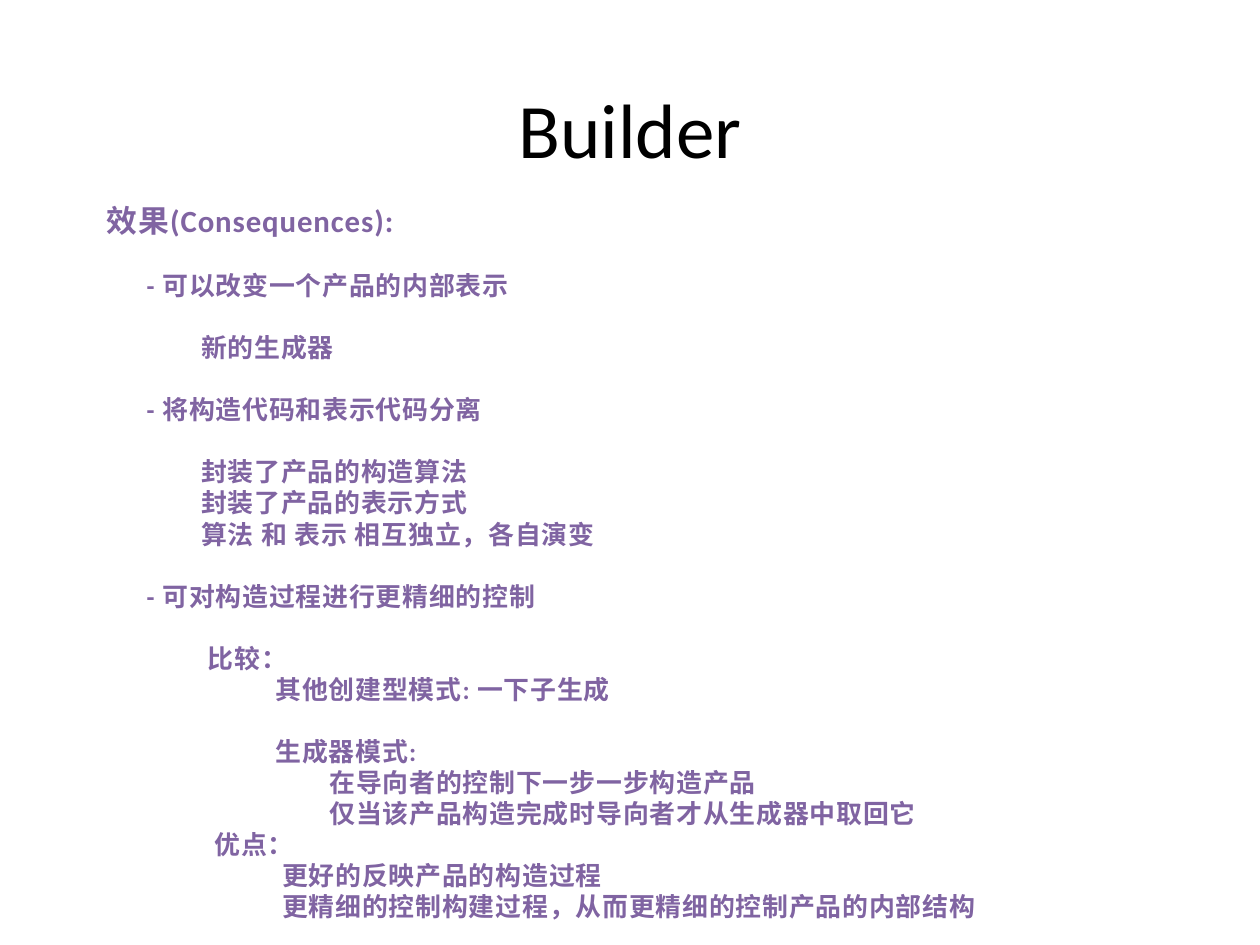
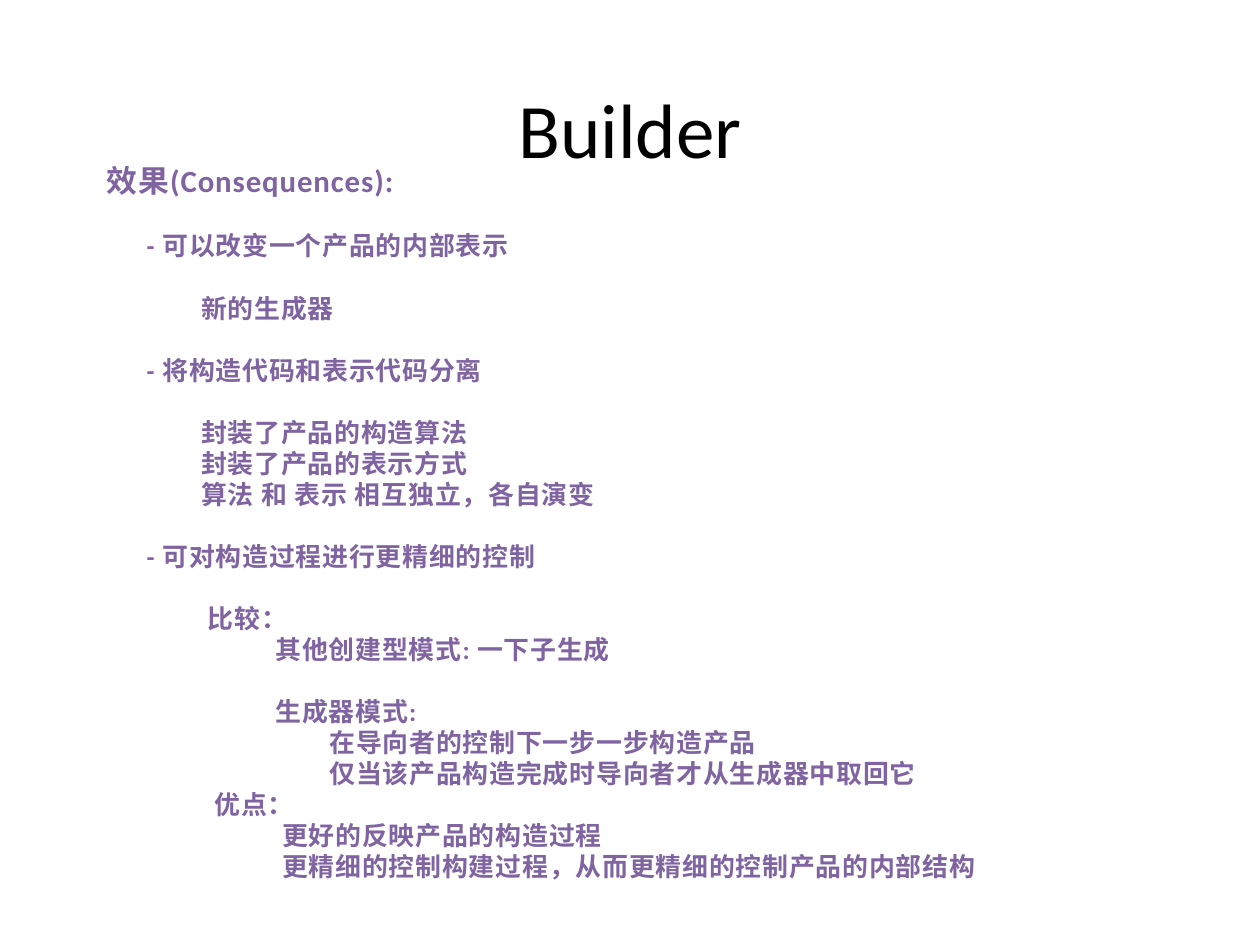
Before and after one commit to PlumpMath/DesignPattern-956, a slide deck: slide 16 of _Doc/DesignPattern.P2.Creational(Bulder).pptx (slide 14 before the commit). Drawn at 1260x945 pixels with LibreOffice and Linux fonts; fonts in the diff are those of the drawing. Boxes give left, top, right and bottom in pixels: in the first picture for what was removed or moved away, otherwise in the second. Text is boxed around its words. In the diff, an @@ line names an element or a change of style, - is before the commit and + after.

```diff
--- a/_Doc/DesignPattern.P2.Creational(Bulder).pptx
+++ b/_Doc/DesignPattern.P2.Creational(Bulder).pptx
@@ text "效果(Consequences):": place and size @@
-text "效果(Consequences):" at box(107, 206, 975, 920)
+text "效果(Consequences):" at box(107, 166, 975, 880)
```
Also in this commit, not shown: 6 other slides changed, 8 slides added, 5 slides removed, 30 other files.
